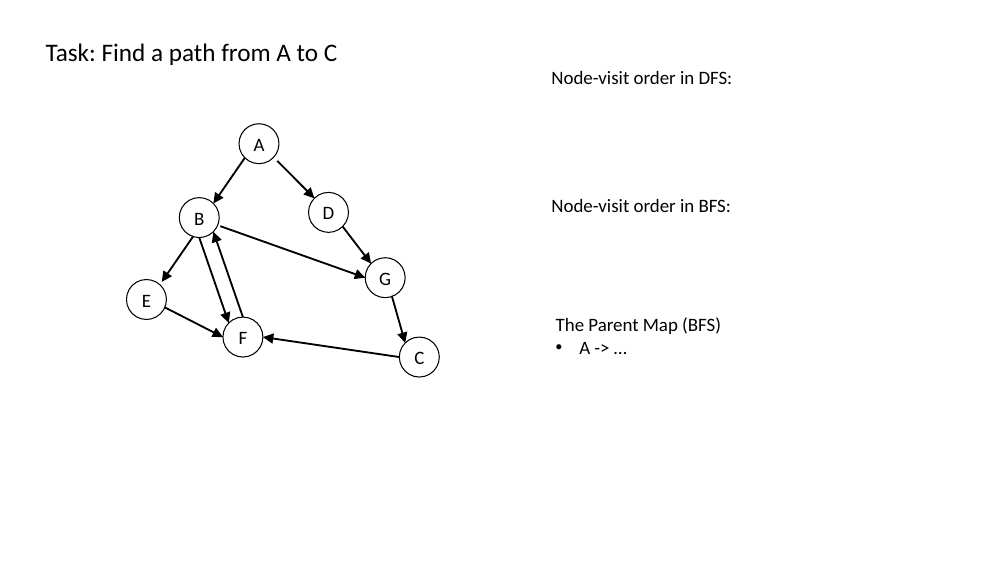
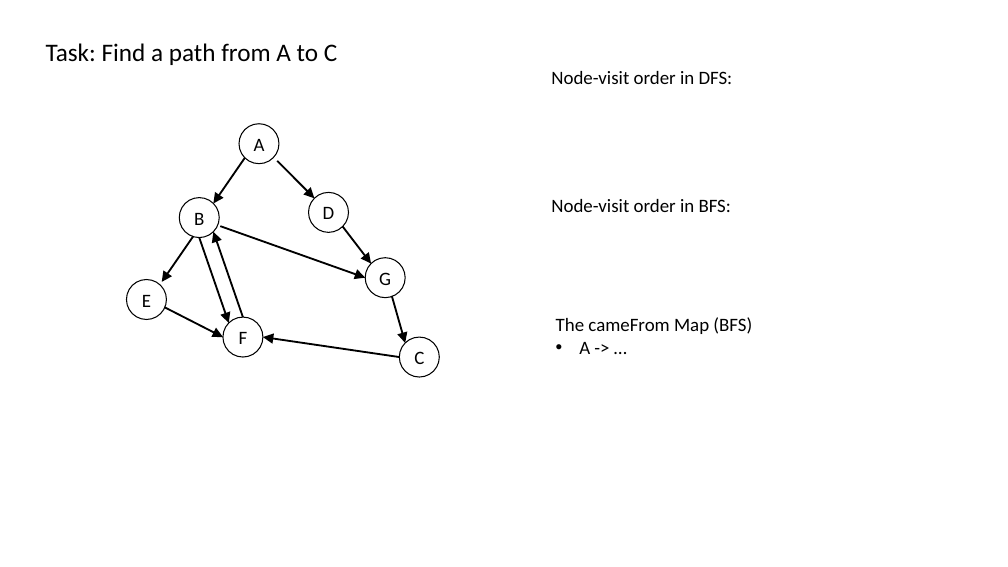
Before and after one commit to brown-cs18-master/brown-cs18-master.github.io, a slide deck: slide 2 of content/lectures/30dijkstra/30-slide-handout.pptx. Drawn at 1008x567 pixels with LibreOffice and Linux fonts; fonts in the diff are those of the drawing. Boxes give left, top, right and bottom in pixels: in the first picture for what was removed or moved away, otherwise in the second. Text is boxed around its words. In the diff, an @@ line names an element or a change of style, - is before the commit and + after.

Commit message:
typo fix

```diff
--- a/content/lectures/30dijkstra/30-slide-handout.pptx
+++ b/content/lectures/30dijkstra/30-slide-handout.pptx
@@ text at (556,317,752,334): text changed @@
-The Parent Map (BFS)
+The cameFrom Map (BFS)
```
